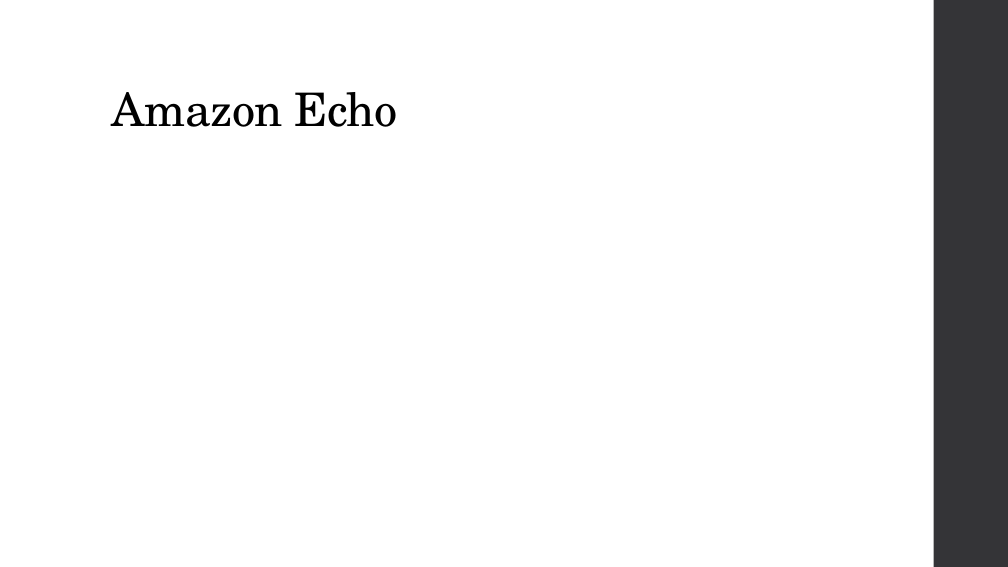
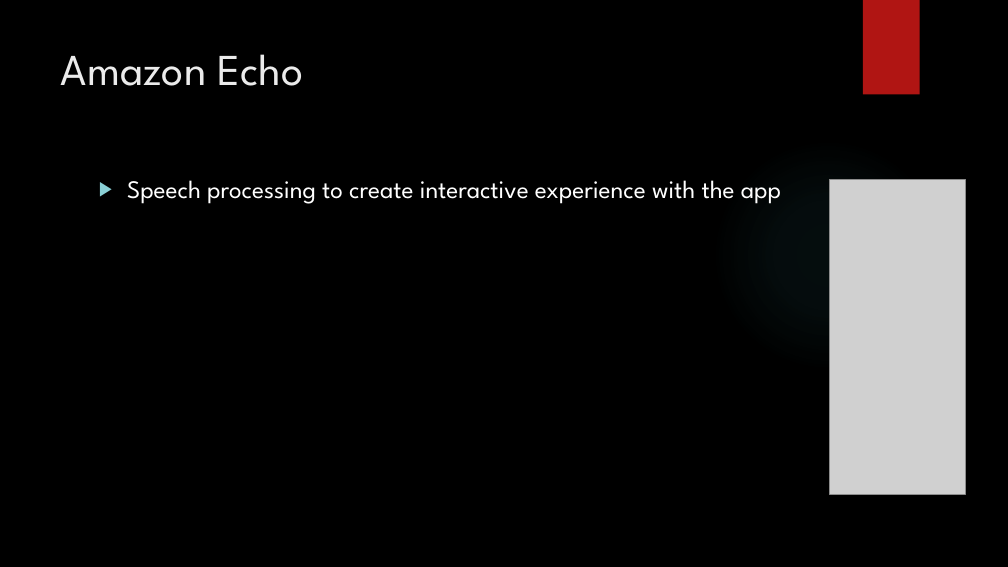
Before and after one commit to Gilbert-Maldonado/HackDFW2016, a slide deck: slide 5 of Earn.pptx. Drawn at 1008x567 pixels with LibreOffice and Linux fonts; fonts in the diff are those of the drawing; grey boxes stand for pictures; background and template pictures are left out. Boxes give left, top, right and bottom in pixels: in the first picture for what was removed or moved away, otherwise in the second. Text is boxed around its words. In the diff, an @@ line names an element or a change of style, - is before the commit and + after.

```diff
--- a/Earn.pptx
+++ b/Earn.pptx
@@ background #FFFFFF to picture (left out) @@
@@ rectangle added at box(863, 0, 920, 95), fill #B01513 @@
@@ rectangle removed at box(934, 0, 1008, 567) @@
@@ title "Amazon Echo": place and size @@
-title "Amazon Echo" at box(112, 92, 398, 127)
+title "Amazon Echo" at box(61, 54, 303, 86)
@@ title "Amazon Echo" at box(61, 54, 303, 86): size 44 to 42 pt, font TeX Gyre Schola to League Spartan, text colour #000000 to #EBEBEB, letter spacing -0.5 to 0 pt; line spacing 0.9 to 1; vertical alignment bottom to top @@
@@ ellipse added at box(712, 138, 944, 371), fill gradient #50B9C1 @@
@@ text added at box(127, 180, 781, 204), 24 pt, text #FFFFFF @@
+▶ Speech processing to create interactive experience with the app
@@ picture added at box(830, 180, 966, 495) @@
```
Also in this commit, not shown: 6 other slides changed.
